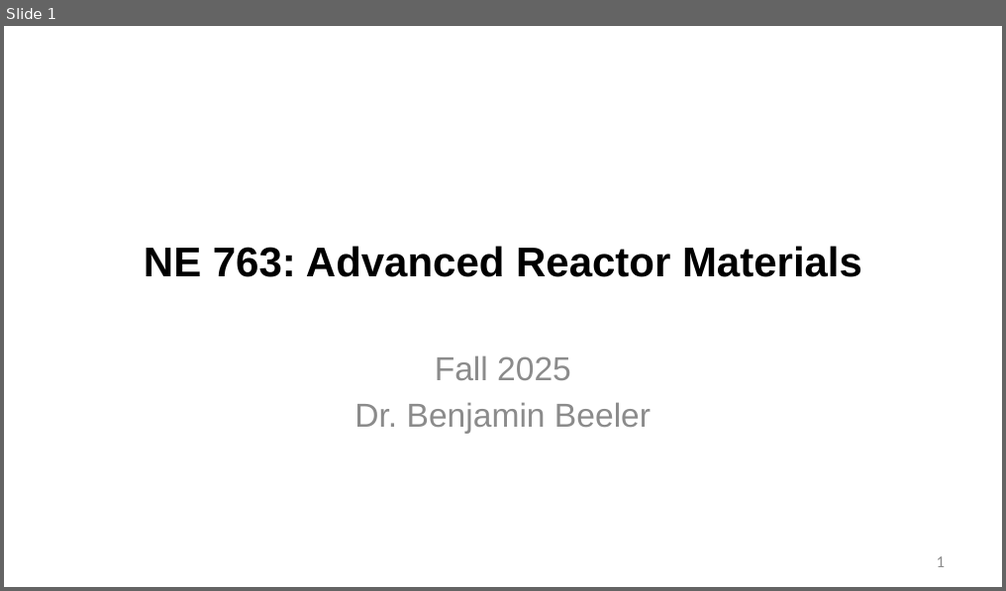
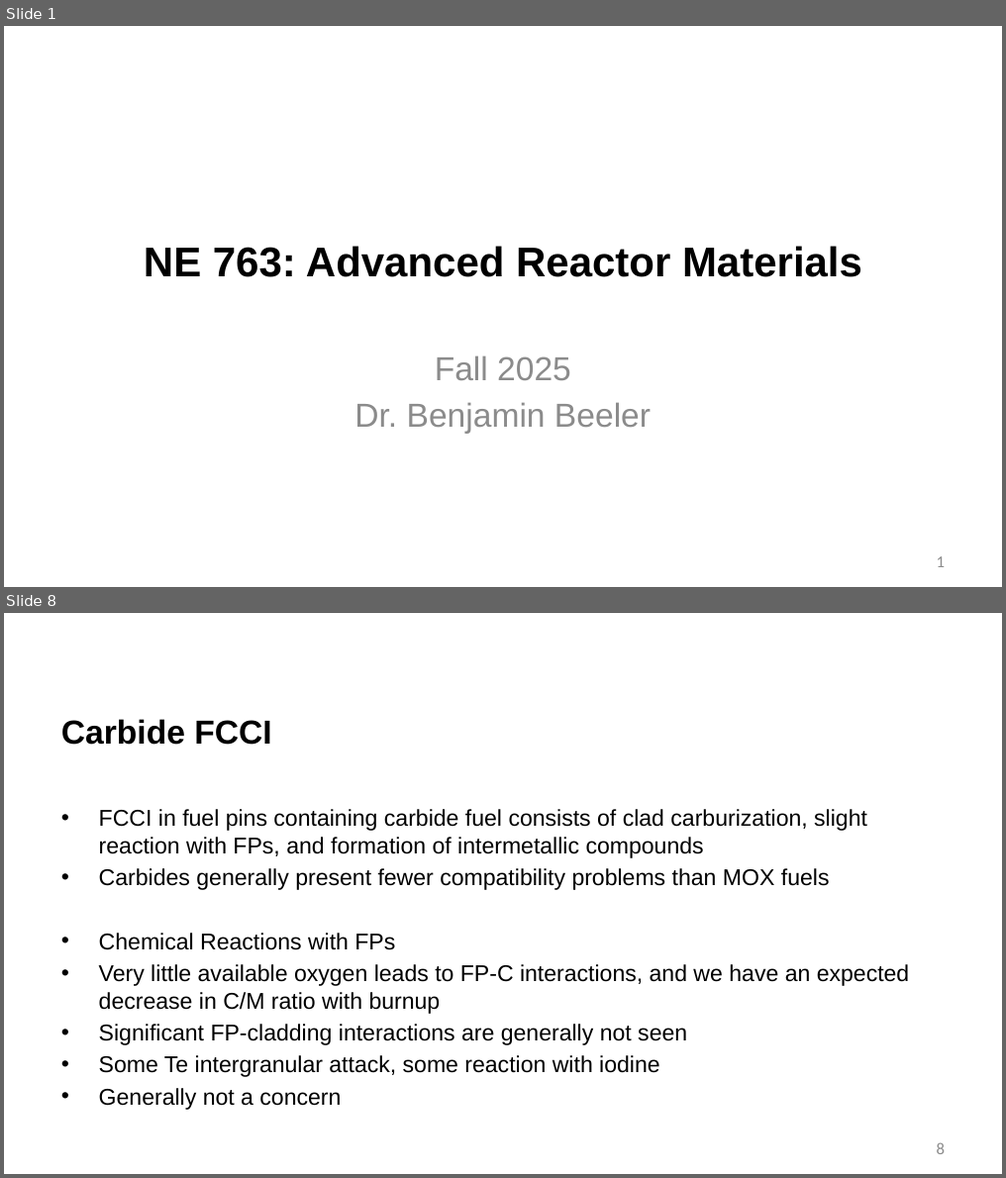
Before and after one commit to benbeeler/TEACHING, a slide deck: Advanced Reactor Materials/Fall2025/Lec16_carbide_nitride.pptx. Shown one above the other, each under a label of ours: slide 1 before the commit, slides 1 and 8 after it; the slides between them are not shown. The pictures are 1006x591 and 1006x1178 pixels, drawn with LibreOffice and Linux fonts; fonts in the diff are those of the drawing; background and template pictures are left out. Boxes give left, top, right and bottom in pixels: in the first picture for what was removed or moved away, otherwise in the second. Text is boxed around its words. In the diff, an @@ line names an element or a change of style, - is before the commit and + after.

```diff
--- a/Advanced Reactor Materials/Fall2025/Lec16_carbide_nitride.pptx
+++ b/Advanced Reactor Materials/Fall2025/Lec16_carbide_nitride.pptx
@@ slide 8 added at [4, 613, 1002, 1174], background #FFFFFF @@
@@ title added at [61, 719, 271, 745], 32 pt, text #000000, bold @@
+Carbide FCCI
@@ text added at [99, 809, 910, 1110], 22 pt, text #000000 @@
+• FCCI in fuel pins containing carbide fuel consists of clad carburization, slight reaction with FPs, and formation of intermetallic compounds
+• Carbides generally present fewer compatibility problems than MOX fuels
+• Chemical Reactions with FPs
+• Very little available oxygen leads to FP-C interactions, and we have an expected decrease in C/M ratio with burnup
+• Significant FP-cladding interactions are generally not seen
+• Some Te intergranular attack, some reaction with iodine
+• Generally not a concern
@@ page number added at [937, 1143, 944, 1155], 16 pt, text #8C8C8C @@
+8
```
Also in this commit, not shown: 2 slides changed, 18 other slides added, 7 slides removed, 15 other files.
